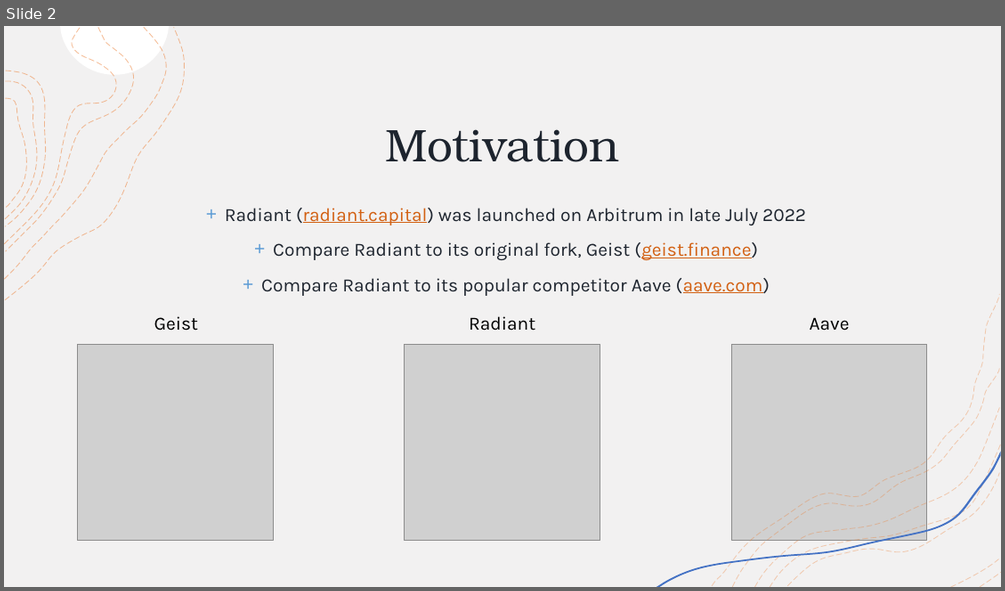
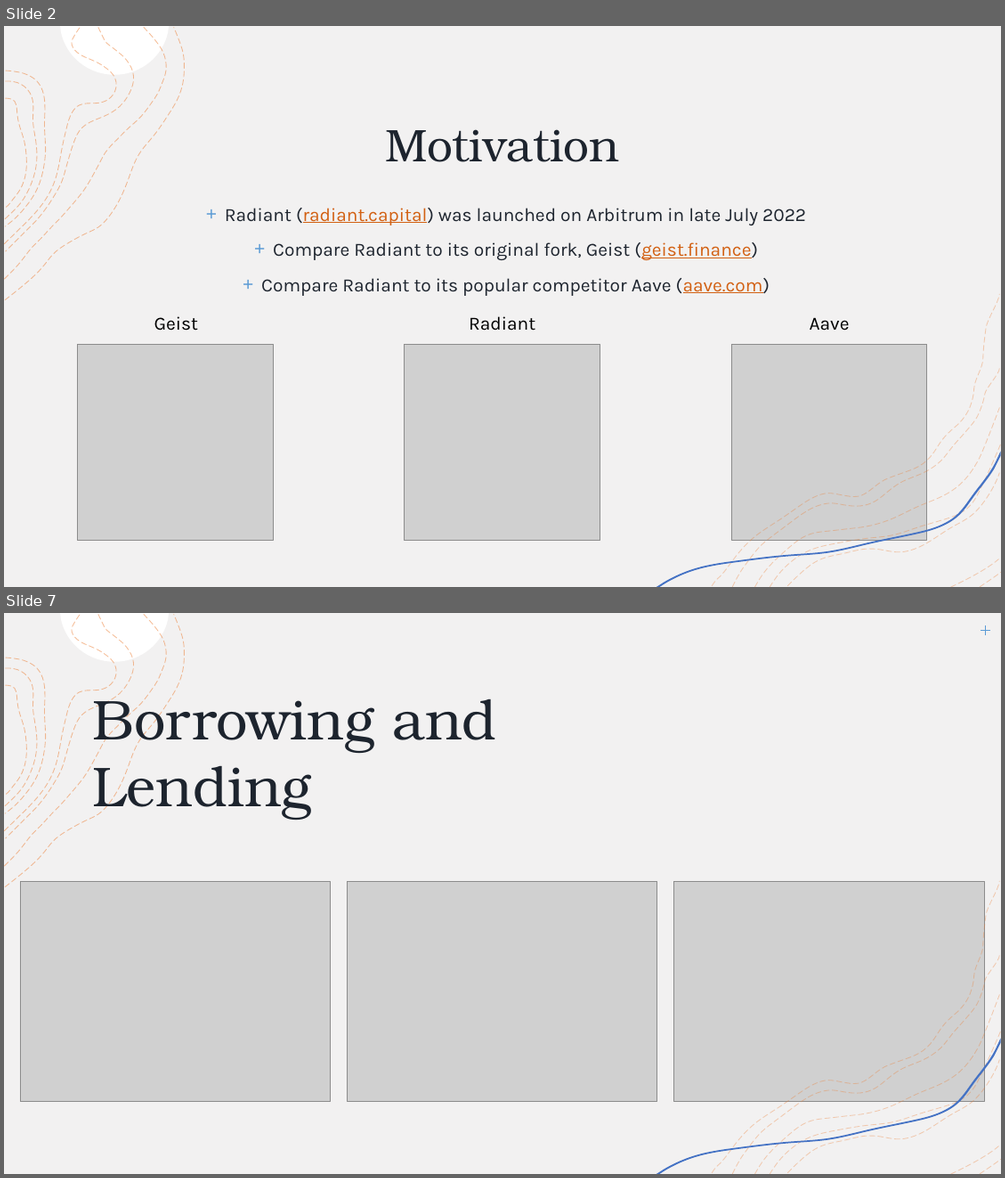
Before and after one commit to tmccurbin/defi-data-analysis, a slide deck: presentation.pptx. Shown one above the other, each under a label of ours: slide 2 before the commit, slides 2 and 7 after it; the slides between them are not shown. The pictures are 1005x591 and 1005x1178 pixels, drawn with LibreOffice and Linux fonts; fonts in the diff are those of the drawing; grey boxes stand for pictures. Boxes give left, top, right and bottom in pixels: in the first picture for what was removed or moved away, otherwise in the second. Text is boxed around its words. In the diff, an @@ line names an element or a change of style, - is before the commit and + after.

```diff
--- a/presentation.pptx
+++ b/presentation.pptx
@@ slide 7 added at (4,613,1001,1174), background #FFFFFF; not listed: 8 template elements that a slide beside it also shows @@
@@ rectangle added at (4,613,1001,1174), fill #FFFFFF, outline #F2F2F2 1 pt @@
@@ rectangle added at (4,613,1001,1174), fill #F2F1F1 @@
@@ freeform shape added at (5,615,166,866), outline #ED7D31 0.75 pt dashed @@
@@ freeform shape added at (5,615,117,831), outline #ED7D31 0.75 pt dashed @@
@@ freeform shape added at (61,613,170,662), fill #FFFFFF @@
@@ line added from (980, 630) to (990, 630), #5B9BD5 1 pt @@
@@ line added from (986, 625) to (986, 634), #5B9BD5 1 pt @@
@@ freeform shape added at (5,668,37,807), outline #ED7D31 0.75 pt dashed @@
@@ group added at (5,613,185,887): 8 freeform shapes @@
@@ title added at (93,687,497,819), 54 pt, text #1D242E @@
+Borrowing and Lending
@@ picture added at (20,882,331,1102) @@
@@ picture added at (348,882,657,1102) @@
@@ picture added at (674,882,985,1102) @@
@@ group added at (728,956,997,1174): 5 freeform shapes @@
@@ freeform shape added at (656,1038,1001,1174), fill #4472C4 @@
@@ group added at (656,882,1001,1174): 8 freeform shapes @@
@@ freeform shape added at (858,1118,979,1173), fill #FFFFFF @@
```
Also in this commit, not shown: 1 slide changed, 4 other slides added.
